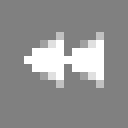
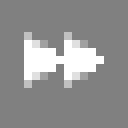
Layers edited between the first and the second 128x128 image:
hid "backward" over [left=24, top=32, right=104, bottom=88]
showed "forward" over [left=24, top=32, right=104, bottom=88]
